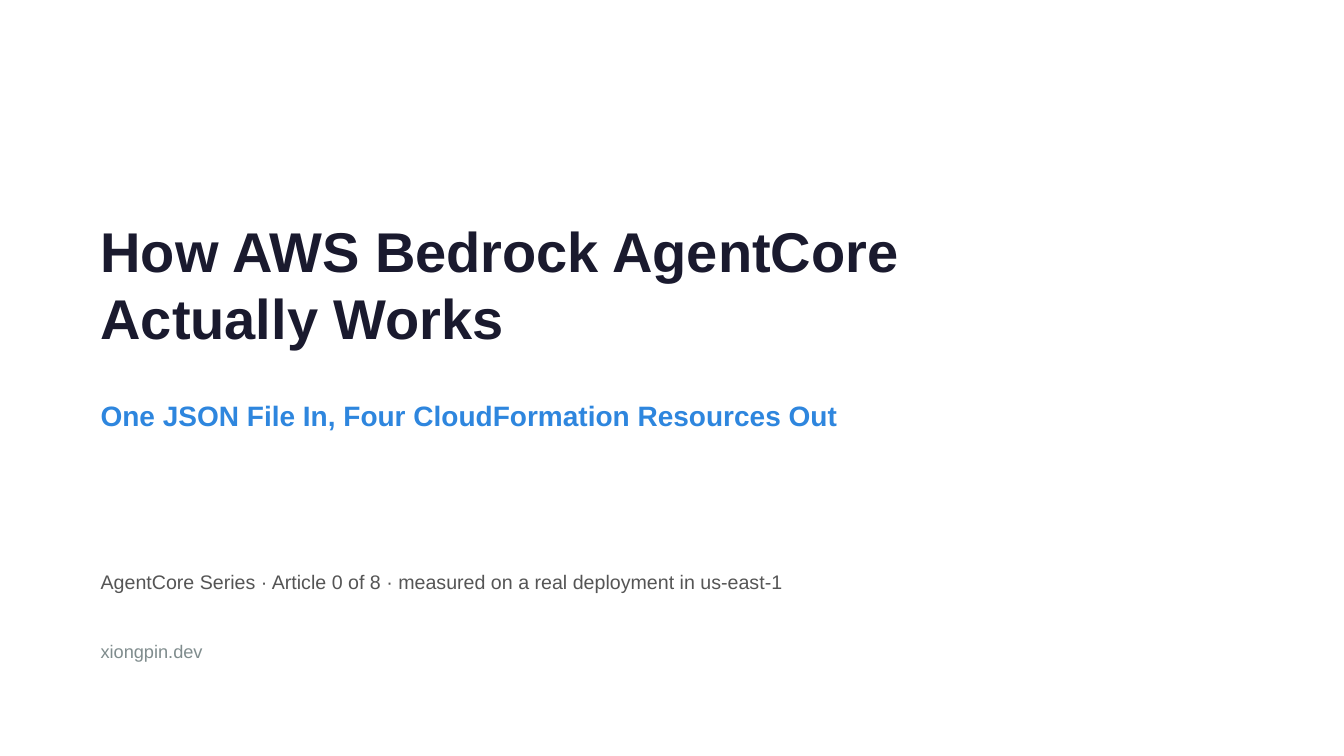
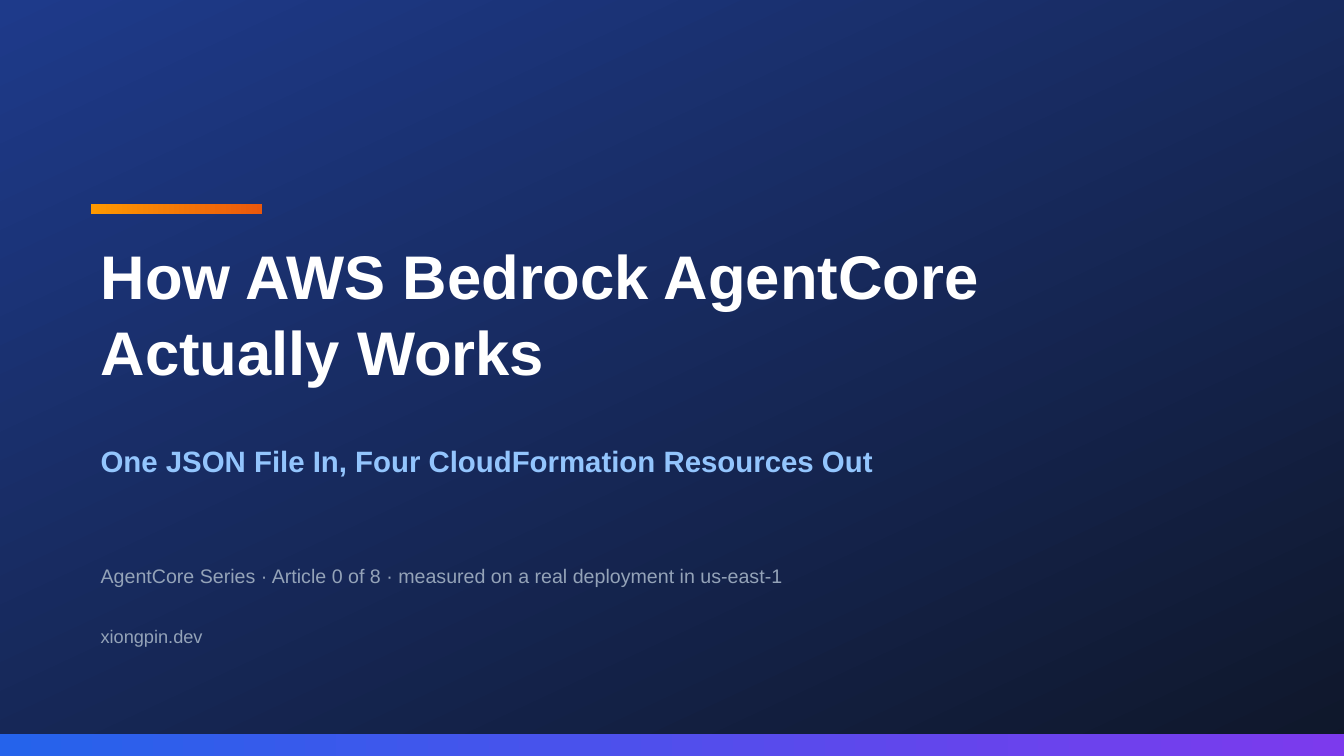
Before and after one commit to pinxiong/bedrock-agentcore-in-action, a slide deck: slide 1 of articles/decks/aws-agentcore-under-the-hood.pptx. Drawn at 1344x756 pixels with LibreOffice and Linux fonts; fonts in the diff are those of the drawing. Boxes give left, top, right and bottom in pixels: in the first picture for what was removed or moved away, otherwise in the second. Text is boxed around its words. In the diff, an @@ line names an element or a change of style, - is before the commit and + after.

Commit message:
a0 revision v2: vivid design system, env-first step-by-step structure, screenshot spots
- figures: 8 figures (new F0 command map), vivid palette, shadows, gradients,
  8 distinct layouts; reused across en/zh articles and deck
- en article: env checklist up front, steps 1-5 with real commands+outputs,
  6 screenshot spots, sanitized account id
- zh article: same structure, same figures, screenshot spots
- deck: 23 slides, dark gradient title/divider/closing slides, kicker chips,
  accent underlines, dark code panels, LIVE DEMO chips, number badges
- PLAN.md: v2 figure/ppt specs + screenshot-spot convention

```diff
--- a/articles/decks/aws-agentcore-under-the-hood.pptx
+++ b/articles/decks/aws-agentcore-under-the-hood.pptx
@@ background #FFFFFF to gradient #0F172A to #1E3A8A @@
@@ rectangle added at (x1=91, y1=204, x2=262, y2=214), fill gradient #FF9900 to #EA580C @@
@@ text "How AWS Bedrock AgentCore" moved from (x1=101, y1=231, x2=898, y2=349) to (x1=101, y1=254, x2=979, y2=386) @@
@@ text "How AWS Bedrock AgentCore" at (x1=101, y1=254, x2=979, y2=386): size 40 to 44 pt, text colour #1A1A2E to #FFFFFF; line spacing 1 to 1.02 @@
@@ text "One JSON File In, Four ..." moved from (x1=101, y1=405, x2=837, y2=431) to (x1=101, y1=450, x2=873, y2=477) @@
@@ text "One JSON File In, Four ..." at (x1=101, y1=450, x2=873, y2=477): size 20 to 21 pt, text colour #2E86DE to #93C5FD @@
@@ text "AgentCore Series · Article 0 ..." at (x1=101, y1=569, x2=782, y2=587): text colour #555555 to #94A3B8 @@
@@ text "xiongpin.dev" moved from (x1=101, y1=645, x2=203, y2=662) to (x1=101, y1=630, x2=203, y2=647) @@
@@ text "xiongpin.dev" at (x1=101, y1=630, x2=203, y2=647): text colour #7F8C8D to #94A3B8 @@
@@ rectangle added at (x1=0, y1=734, x2=1344, y2=756), fill gradient #2563EB to #7C3AED @@
```
Also in this commit, not shown: 10 other slides changed, 12 slides added, 6 slides removed, 21 other files.
